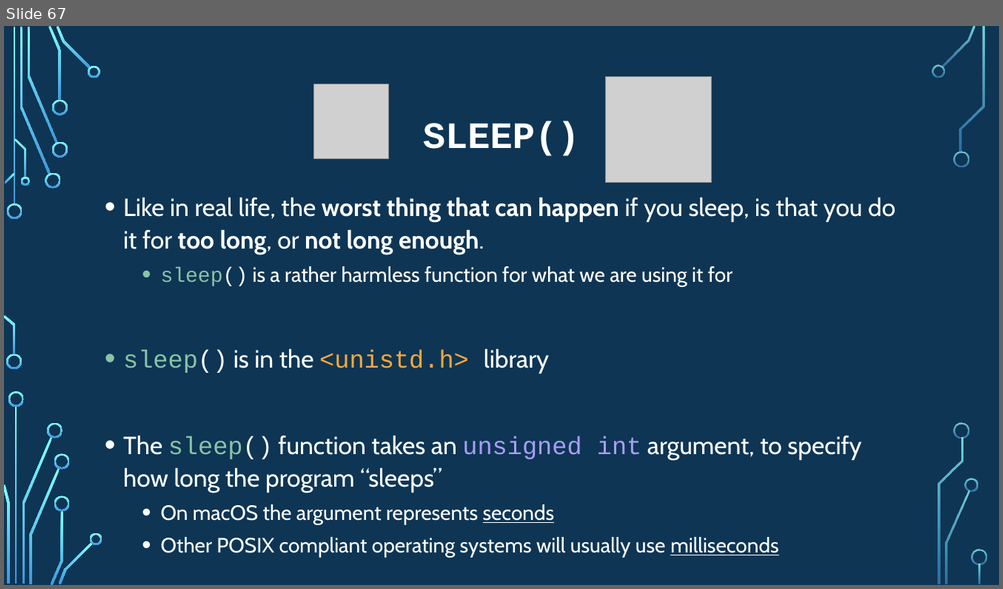
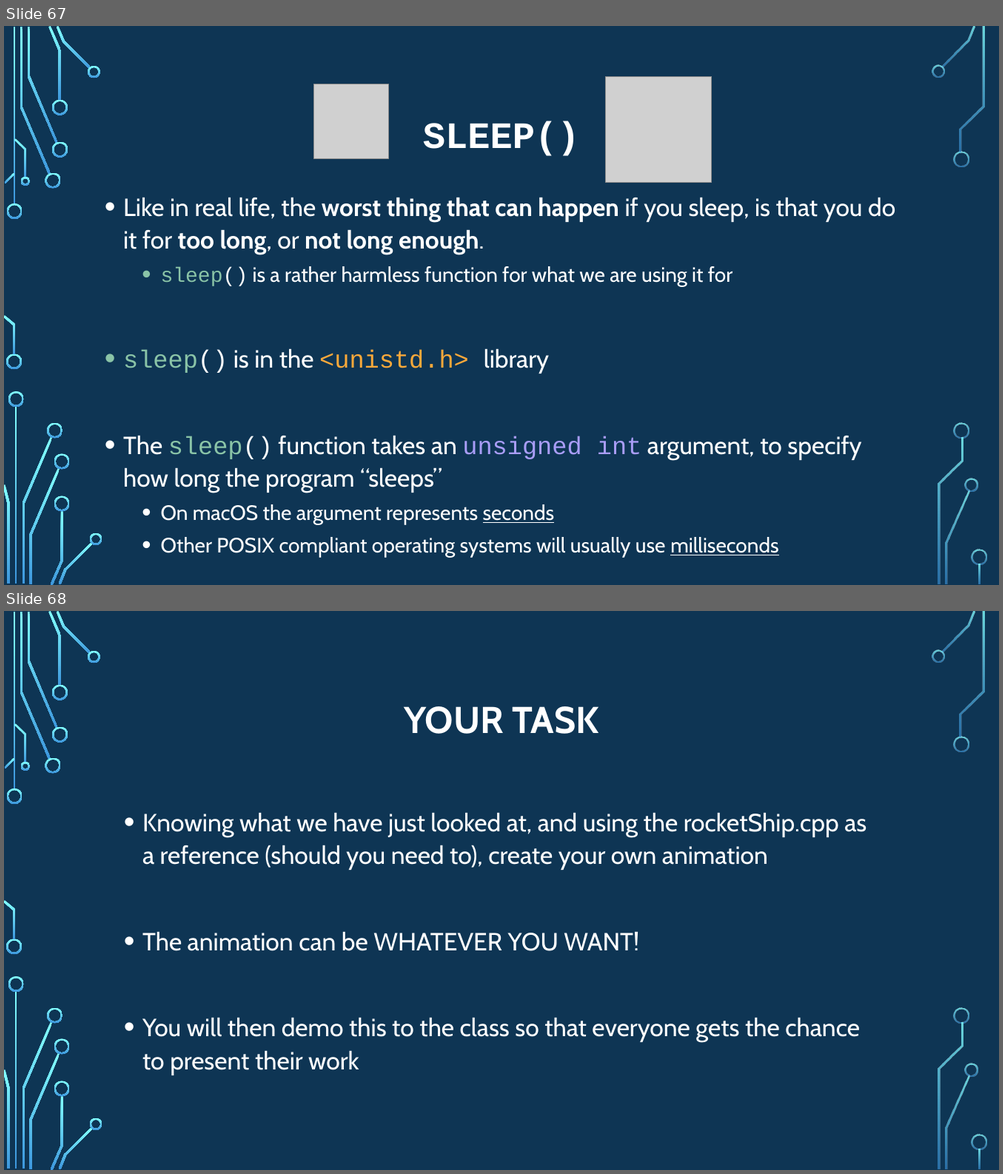
Before and after one commit to psypdt/ZIS_C-_Summer_Course_2019, a slide deck: Day_3/Day_3.pptx. Shown one above the other, each under a label of ours: slide 67 before the commit, slides 67 and 68 after it. The pictures are 1003x589 and 1003x1174 pixels, drawn with LibreOffice and Linux fonts; fonts in the diff are those of the drawing; grey boxes stand for pictures; background and template pictures are left out. Boxes give left, top, right and bottom in pixels: in the first picture for what was removed or moved away, otherwise in the second. Text is boxed around its words. In the diff, an @@ line names an element or a change of style, - is before the commit and + after.

```diff
--- a/Day_3/Day_3.pptx
+++ b/Day_3/Day_3.pptx
@@ slide 68 added at (4,611,999,1170), background picture (left out); not listed: 36 template elements that a slide beside it also shows @@
@@ title added at (404,706,598,734), 36 pt, text #FFFFFF, bold @@
+YOUR TASK
@@ text added at (142,812,866,1076), 24 pt, text #FFFFFF @@
+• Knowing what we have just looked at, and using the rocketShip.cpp as a reference (should you need to), create your own animation
+• The animation can be WHATEVER YOU WANT!
+• You will then demo this to the class so that everyone gets the chance to present their work
```
Also in this commit, not shown: 1 other file.
